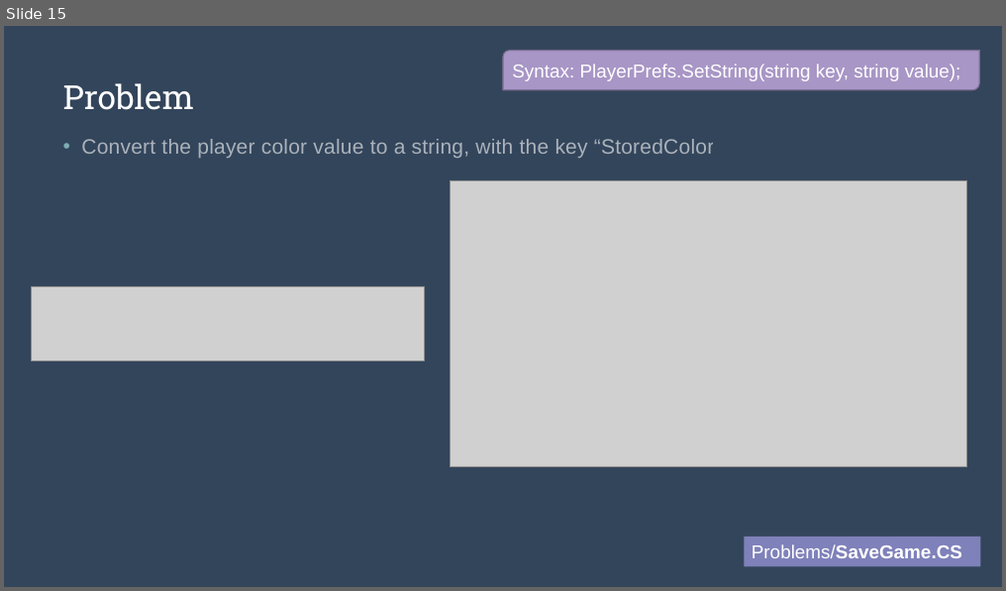
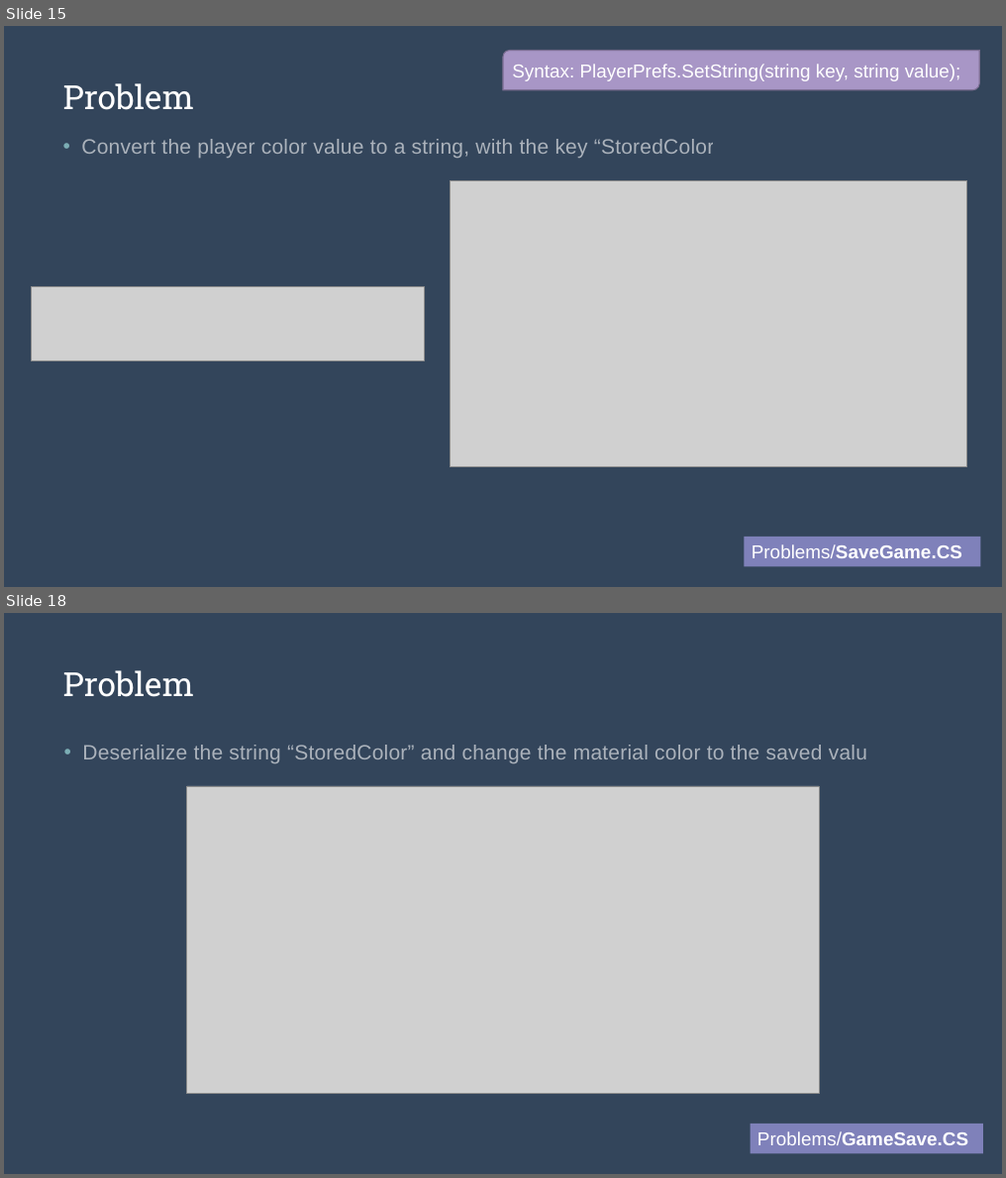
Before and after one commit to alexasummers/Serialization, a slide deck: Serialization/Lecture.pptx. Shown one above the other, each under a label of ours: slide 15 before the commit, slides 15 and 18 after it; the slides between them are not shown. The pictures are 1006x591 and 1006x1178 pixels, drawn with LibreOffice and Linux fonts; fonts in the diff are those of the drawing; grey boxes stand for pictures. Boxes give left, top, right and bottom in pixels: in the first picture for what was removed or moved away, otherwise in the second. Text is boxed around its words. In the diff, an @@ line names an element or a change of style, - is before the commit and + after.

Commit message:
Update GameSave.cs
Update GameSave and Lecture-- broken

```diff
--- a/Serialization/Lecture.pptx
+++ b/Serialization/Lecture.pptx
@@ slide 18 added at (x1=4, y1=613, x2=1002, y2=1174), background #243141; not listed: 1 template element that a slide beside it also shows @@
@@ title added at (x1=63, y1=670, x2=194, y2=697), 32 pt, text #FFFFFF @@
+Problem
@@ text added at (x1=82, y1=745, x2=885, y2=763), 20 pt, text #FFFFFF at 58% opacity @@
+• Deserialize the string “StoredColor” and change the material color to the saved value.
@@ picture added at (x1=187, y1=786, x2=819, y2=1093) @@
@@ rectangle added at (x1=750, y1=1124, x2=983, y2=1154), fill #7F81BA, 18 pt, text #FFFFFF, bold @@
+Problems/GameSave.CS
```
Also in this commit, not shown: 2 slides changed, 4 other slides added, 1 other file.
